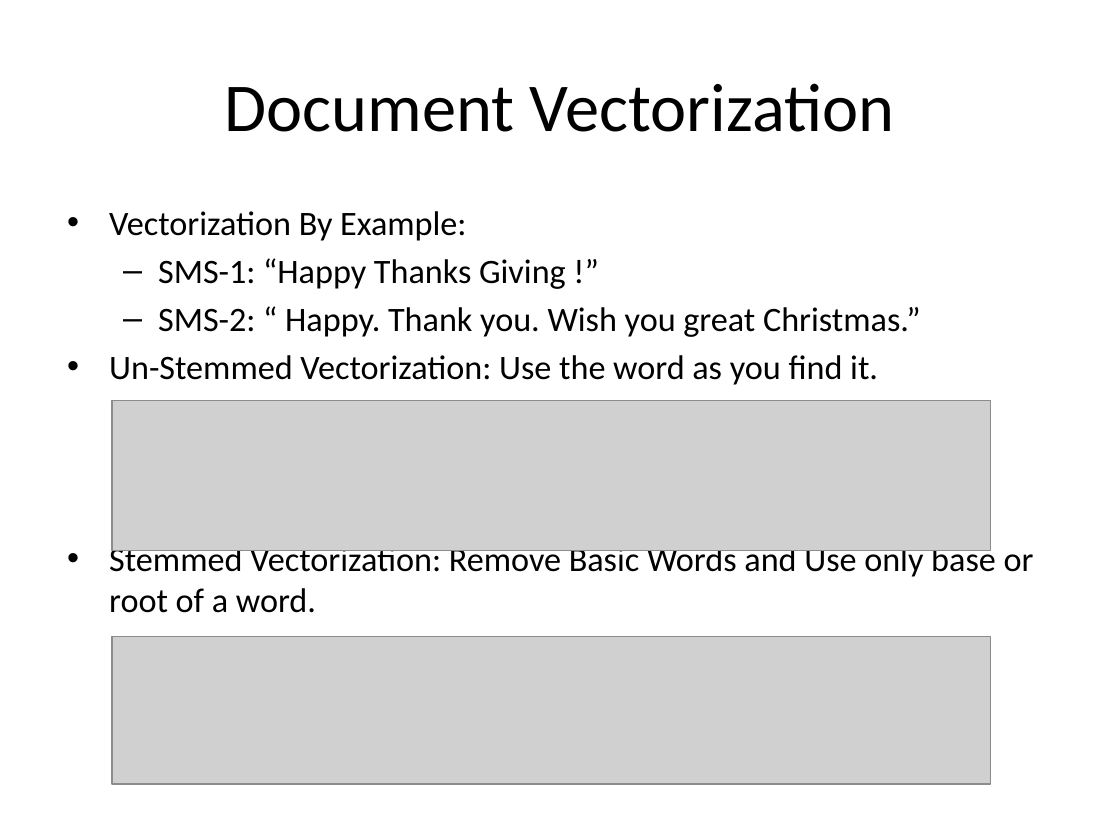
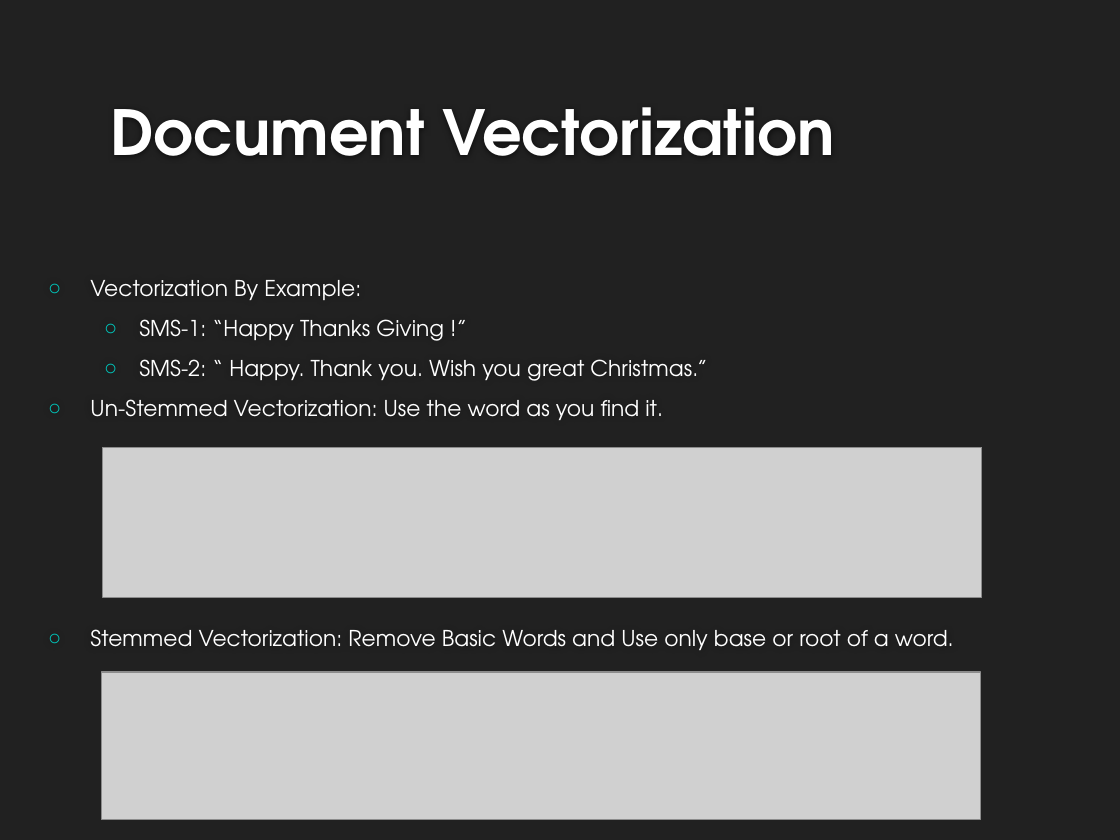
Before and after one commit to ayusharyal1/5DBMinds, a slide deck: slide 8 of project_presentation/Final - Dec 9.pptx (slide 9 before the commit). Drawn at 1120x840 pixels with LibreOffice and Linux fonts; fonts in the diff are those of the drawing; grey boxes stand for pictures; background and template pictures are left out. Boxes give left, top, right and bottom in pixels: in the first picture for what was removed or moved away, otherwise in the second. Text is boxed around its words. In the diff, an @@ line names an element or a change of style, - is before the commit and + after.

```diff
--- a/project_presentation/Final - Dec 9.pptx
+++ b/project_presentation/Final - Dec 9.pptx
@@ background #FFFFFF to #212121 @@
@@ title "Document Vectorization": place and size @@
-title "Document Vectorization" at (225,83,894,132)
+title "Document Vectorization" at (110,107,834,156)
@@ title "Document Vectorization" at (110,107,834,156): size 44 to 40 pt, font Calibri to TeX Gyre Adventor, text colour #000000 to #FFFFFF, bold on; alignment centre to left; vertical alignment middle to bottom @@
@@ text "Vectorization By Example:": place and size @@
-text "Vectorization By Example:" at (109,211,1034,613)
+text "Vectorization By Example:" at (90,319,954,650)
@@ text "Vectorization By Example:" at (90,319,954,650): size 22 to 14 pt, font Calibri to TeX Gyre Adventor, text colour #000000 to #FFFFFF; bullet • to ○; more space between paragraphs; bullet – to ○; vertical alignment top to middle @@
@@ picture: place and size @@
-picture at (112,401,991,551)
+picture at (103,447,982,597)
@@ picture: place and size @@
-picture at (112,636,991,784)
+picture at (102,672,981,820)
```
Also in this commit, not shown: 26 other slides changed, 1 slide added, 2 slides removed, 9 other files.
